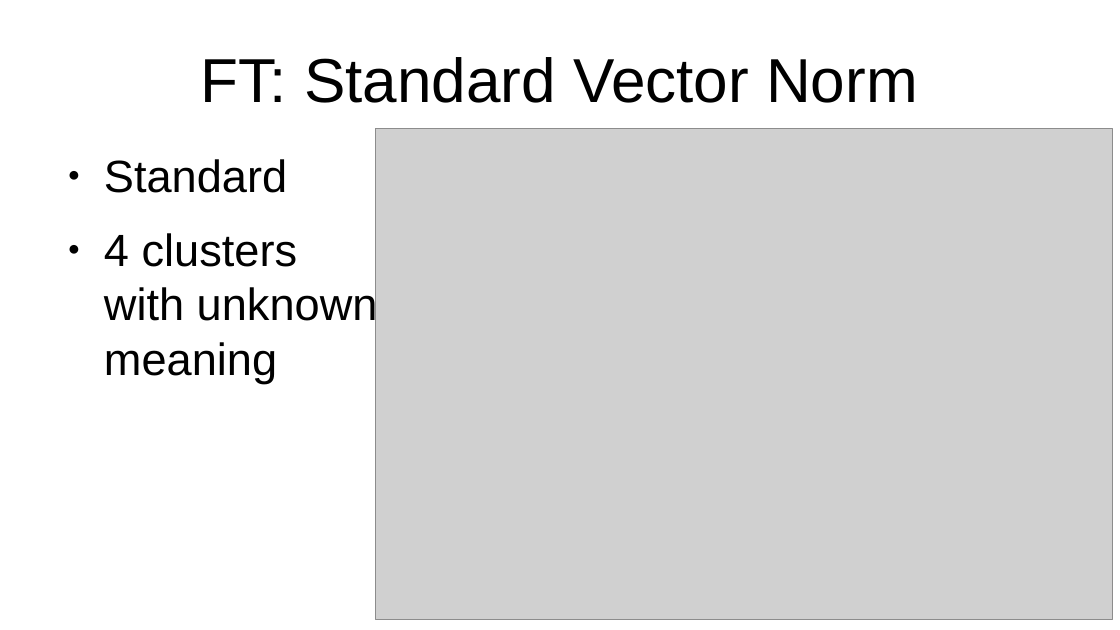
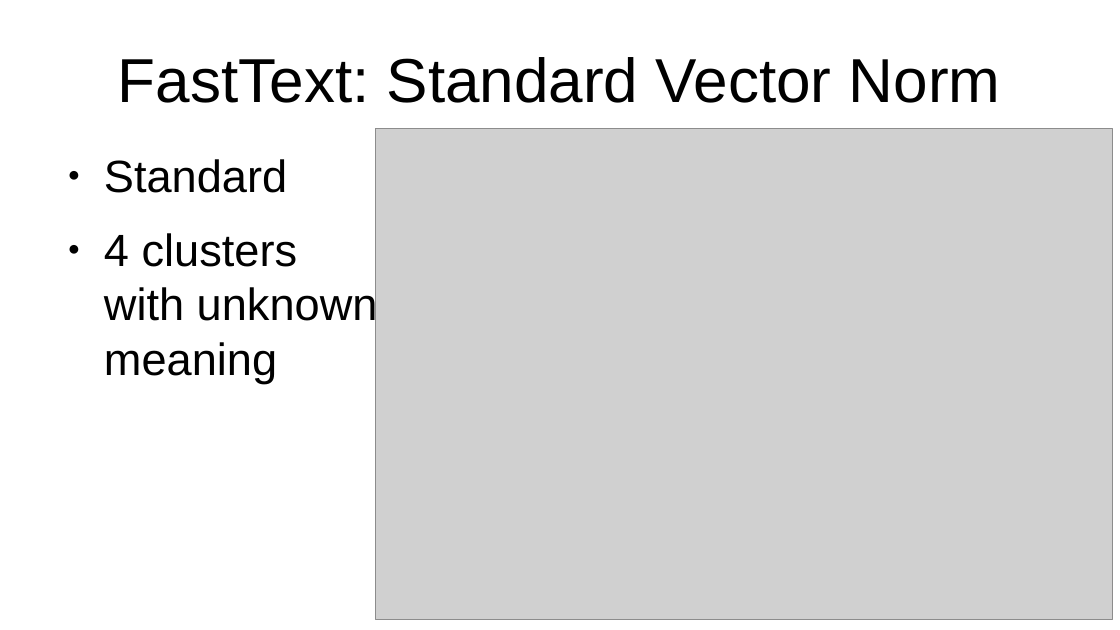
Before and after one commit to vackosar/fasttext-vector-norms-and-oov-words, a slide deck: slide 7 of presentation.odp (slide 6 before the commit). Drawn at 1120x630 pixels with LibreOffice and Linux fonts; fonts in the diff are those of the drawing; grey boxes stand for pictures. Boxes give left, top, right and bottom in pixels: in the first picture for what was removed or moved away, otherwise in the second. Text is boxed around its words. In the diff, an @@ line names an element or a change of style, - is before the commit and + after.

```diff
--- a/presentation.odp
+++ b/presentation.odp
@@ title at bbox=[118, 57, 1001, 103]: text changed @@
-FT: Standard Vector Norm
+FastText: Standard Vector Norm
```
Also in this commit, not shown: 4 other slides changed, 3 slides added, 1 other file.
